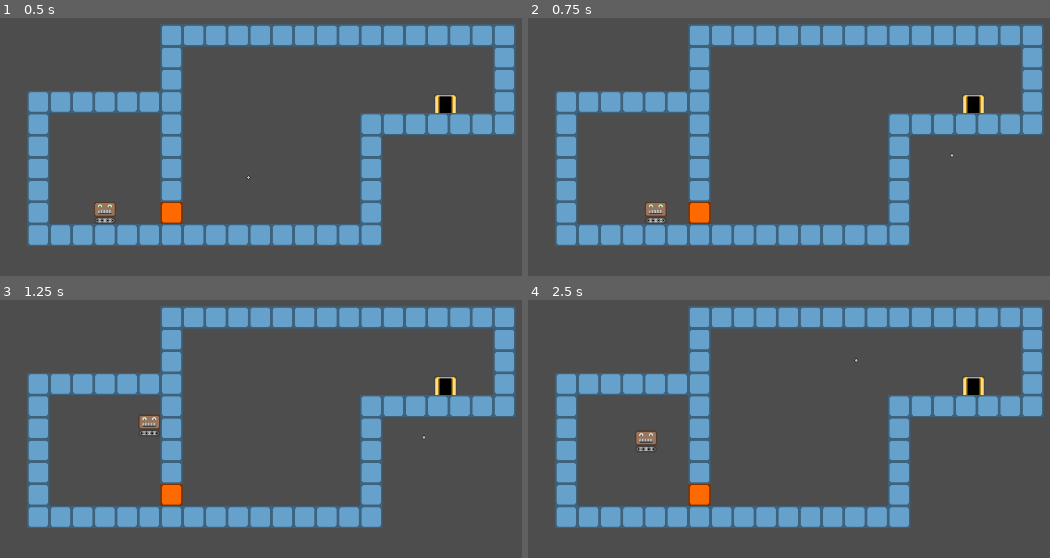
Above: before the commit, frames 1-4 (two rows, left to right).
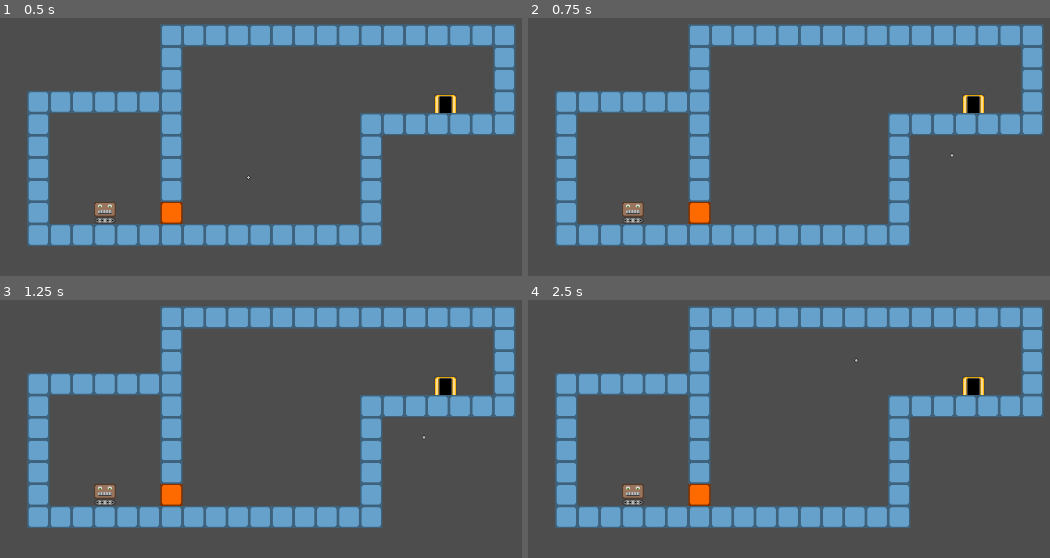
Above: after the commit, the same moments.

Repository: krotomo/glue-gun-game
Game: Godot game, scene res://scenes/levels/level_2.tscn
Same seed, same stepped clock (60 frames per second), same inputs: the game is played once before the commit and once after it. Before the commit the project starts from res://scenes/levels/main.tscn.
Inputs (mouse positions are in pixels of both pictures, inside the frame that each line leads up to):
- Up to frame 1 (0.5 s): no input
- Up to frame 2 (0.75 s): tap Enter at 0.5 s; move the mouse to (950, 154) at 0.52 s; hold D (move_right) from 0.53 s (still down); hold W (interact) from 0.53 s (still down)
- Up to frame 3 (1.25 s): keep holding D (move_right); keep holding W (interact); tap Space (jump) at 0.77, 1.07 s; click (422, 436) at 0.8 s
- Up to frame 4 (2.5 s): move the mouse to (616, 483) at 1.27 s; release D (move_right) at 1.28 s; release W (interact) at 1.28 s; hold A (move_left) 1.28-2.03 s; click (616, 483) at 1.35 s; tap Space (jump) at 1.52, 1.55, 1.82, 2.1 s; move the mouse to (856, 361) at 2.02 s; hold D (move_right) from 2.03 s (still down); hold W (interact) from 2.03 s (still down)

Frame 1 is identical in both runs. In frame 2, 0.6% of the frame differs, in the area x 18-27%, y 71-80%; in frame 3, 0.5%; in frame 4, 0.6%.

Commit message:
trying to add a level container...

Diff:
--- a/project.godot
+++ b/project.godot
@@ -11,7 +11,7 @@
 [application]
 
 config/name="Godot Glue Gun Game"
-run/main_scene="res://scenes/levels/main.tscn"
+run/main_scene="res://scenes/levels/level_2.tscn"
 config/features=PackedStringArray("4.3", "Forward Plus")
 
 [autoload]
--- a/scenes/levels/level_1.tscn
+++ b/scenes/levels/level_1.tscn
@@ -1,6 +1,6 @@
 [gd_scene load_steps=7 format=4 uid="uid://dyeaoy0wydm8h"]
 
-[ext_resource type="Script" path="res://scripts/main.gd" id="1_lylu2"]
+[ext_resource type="Script" path="res://scripts/level.gd" id="1_lylu2"]
 [ext_resource type="TileSet" uid="uid://j4g5u5c6b05k" path="res://assets/tile_set.tres" id="2_lbhla"]
 [ext_resource type="Script" path="res://scripts/tile_map_layer.gd" id="3_j6c01"]
 [ext_resource type="Script" path="res://scripts/camera_2d.gd" id="4_uu04h"]
@@ -28,4 +28,3 @@
 
 [node name="Door" parent="." instance=ExtResource("6_817av")]
 position = Vector2(176, -112)
-target_scene = null
--- a/scenes/levels/main.tscn
+++ b/scenes/levels/level_2.tscn
@@ -1,33 +1,33 @@
 [gd_scene load_steps=8 format=4 uid="uid://c3o64hmq6btko"]
 
-[ext_resource type="Script" path="res://scripts/main.gd" id="1_n8eol"]
-[ext_resource type="Texture2D" uid="uid://6j0uf8ufup8q" path="res://assets/cursor.png" id="1_u7vuo"]
-[ext_resource type="Script" path="res://scripts/camera_2d.gd" id="3_51dll"]
-[ext_resource type="TileSet" uid="uid://j4g5u5c6b05k" path="res://assets/tile_set.tres" id="4_1jhi4"]
-[ext_resource type="Script" path="res://scripts/tile_map_layer.gd" id="5_tbeok"]
-[ext_resource type="PackedScene" uid="uid://d2cbcloesqv0b" path="res://scenes/door.tscn" id="6_o5qv1"]
-[ext_resource type="PackedScene" uid="uid://dyeaoy0wydm8h" path="res://scenes/levels/level_1.tscn" id="7_s36e8"]
+[ext_resource type="Script" path="res://scripts/level.gd" id="1_404yp"]
+[ext_resource type="Script" path="res://scripts/camera_2d.gd" id="2_j3fwc"]
+[ext_resource type="Texture2D" uid="uid://6j0uf8ufup8q" path="res://assets/cursor.png" id="3_14c33"]
+[ext_resource type="TileSet" uid="uid://j4g5u5c6b05k" path="res://assets/tile_set.tres" id="4_5s7fr"]
+[ext_resource type="Script" path="res://scripts/tile_map_layer.gd" id="5_ra10m"]
+[ext_resource type="PackedScene" uid="uid://d2cbcloesqv0b" path="res://scenes/door.tscn" id="6_ouf6l"]
+[ext_resource type="PackedScene" uid="uid://dyeaoy0wydm8h" path="res://scenes/levels/level_1.tscn" id="7_y2awj"]
 
 [node name="Main" type="Node2D"]
 position = Vector2(-11, -5)
-script = ExtResource("1_n8eol")
+script = ExtResource("1_404yp")
 
 [node name="Camera2D" type="Camera2D" parent="."]
 position = Vector2(-44, -8)
-script = ExtResource("3_51dll")
+script = ExtResource("2_j3fwc")
 
 [node name="Cursor" type="Sprite2D" parent="Camera2D"]
 z_index = 100
 texture_filter = 1
 position = Vector2(58, -60)
-texture = ExtResource("1_u7vuo")
+texture = ExtResource("3_14c33")
 region_rect = Rect2(0, 0, 7, 7)
 
 [node name="TileMapLayer" type="TileMapLayer" parent="."]
 tile_map_data = PackedByteArray("AAD9/wIAAAAGAAYAAAD+/wIAAAAGAAYAAAD//wIAAAAGAAYAAAAAAAIAAAAGAAYAAAABAAIAAAAGAAYAAAACAA …(976 unchanged characters)…
-tile_set = ExtResource("4_1jhi4")
-script = ExtResource("5_tbeok")
+tile_set = ExtResource("4_5s7fr")
+script = ExtResource("5_ra10m")
 
-[node name="Door" parent="." instance=ExtResource("6_o5qv1")]
+[node name="Door" parent="." instance=ExtResource("6_ouf6l")]
 position = Vector2(240, -112)
-target_scene = ExtResource("7_s36e8")
+target_scene = ExtResource("7_y2awj")
--- /dev/null
+++ b/scenes/main.gd
@@ -0,0 +1,7 @@
+extends Node2D
+
+
+# Called when the node enters the scene tree for the first time.
+func _ready():
+	print("Main ready")
+	Game.reference_node = self
--- /dev/null
+++ b/scenes/main.tscn
@@ -0,0 +1,9 @@
+[gd_scene load_steps=3 format=3 uid="uid://d1utivtr8plax"]
+
+[ext_resource type="PackedScene" uid="uid://dyeaoy0wydm8h" path="res://scenes/levels/level_1.tscn" id="1_2xp73"]
+[ext_resource type="Script" path="res://scripts/main.gd" id="1_6kgaj"]
+
+[node name="Main" type="Node2D"]
+script = ExtResource("1_6kgaj")
+
+[node name="Level1" parent="." instance=ExtResource("1_2xp73")]
--- a/scripts/block_group.gd
+++ b/scripts/block_group.gd
@@ -15,6 +15,8 @@
 
 
 func process(delta: float):
+	if !Game.get_current_level():
+		return
 	if get_type() == Type.WALL:
 		velocity = Vector2.ZERO
 		return
@@ -27,7 +29,7 @@
 		else:
 			velocity.x = move_toward(velocity.x, 0, ACCELERATION * delta)
 
-		if Input.is_action_just_pressed("jump") and Game.reference_node.collision_check(self, Vector2(0, 1)):
+		if Input.is_action_just_pressed("jump") and Game.get_current_level().collision_check(self, Vector2(0, 1)):
 			velocity.y = -JUMP_SPEED
 	elif get_type() == Type.SOLID:
 		velocity.x = move_toward(velocity.x, 0, ACCELERATION * delta)
@@ -39,7 +41,7 @@
 	var move = floor(abs(amount))
 	remainder.x = amount - (move * sign(amount))
 	while move > 0:
-		if Game.reference_node.collision_check(self, Vector2(sign(amount), 0)):
+		if Game.get_current_level().collision_check(self, Vector2(sign(amount), 0)):
 			velocity.x = 0
 			break
 		move -= 1
@@ -52,7 +54,7 @@
 	var move = floor(abs(amount))
 	remainder.y = amount - (move * sign(amount))
 	while move > 0:
-		if Game.reference_node.collision_check(self, Vector2(0, sign(amount))):
+		if Game.get_current_level().collision_check(self, Vector2(0, sign(amount))):
 			velocity.y = 0
 			break
 		move -= 1
--- a/scripts/connector.gd
+++ b/scripts/connector.gd
@@ -21,7 +21,7 @@
 				area.state == States.READY or
 				area.state == States.IDLE
 			):
-				Game.reference_node.add_connection(self, area)
+				Game.get_current_level().add_connection(self, area)
 
 
 	if state == States.CONNECTED:
--- a/scripts/game.gd
+++ b/scripts/game.gd
@@ -32,7 +32,11 @@
 		elif nearest_connector.state == Connector.States.READY:
 			nearest_connector.state = Connector.States.IDLE
 		else:
-			reference_node.delete_connection(nearest_connector)
+			reference_node.get_current_level().delete_connection(nearest_connector)
+
+
+func get_current_level():
+	return reference_node.get_child(0) if reference_node and reference_node.get_child_count() > 0 else null
 
 
 func block_id():
@@ -42,4 +46,7 @@
 
 
 func switch_scene(scene : PackedScene):
-	get_tree().change_scene_to_file(scene.resource_path)
+	if reference_node.get_child_count() > 0:
+		var current_level = reference_node.get_child(0)
+		current_level.queue_free()
+	reference_node.add_child(scene.instantiate())
--- /dev/null
+++ b/scripts/level.gd
@@ -0,0 +1,134 @@
+extends Node2D
+
+@onready var block_groups : Array[BlockGroup] = []
+
+
+# Called when the node enters the scene tree for the first time.
+func _ready():
+	print("Level ready")
+	var block_list = get_tree().get_nodes_in_group("block")
+	for block in block_list:
+		var group = BlockGroup.new()
+		group.blocks.append(block)
+		block_groups.append(group)
+
+
+func _physics_process(delta):
+	for group in block_groups:
+		group.process(delta)
+
+
+func add_blocks(blocks: Array[Block]):
+	print("Adding blocks: ", blocks)
+	var group = BlockGroup.new()
+	group.blocks.append_array(blocks)
+	block_groups.append(group)
+
+
+func collision_check(block_group_a: BlockGroup, offset: Vector2):
+	for block_a in block_group_a.blocks:
+		for group in block_groups:
+			if group == block_group_a:
+				continue
+			for block_b in group.blocks:
+				var new_position = block_a.global_position + offset
+				if (
+					new_position.x + Block.SIZE / 2 > block_b.global_position.x - Block.SIZE / 2 and
+					new_position.x - Block.SIZE / 2 < block_b.global_position.x + Block.SIZE / 2 and
+					new_position.y + Block.SIZE / 2 > block_b.global_position.y - Block.SIZE / 2 and
+					new_position.y - Block.SIZE / 2 < block_b.global_position.y + Block.SIZE / 2
+				):
+					return true
+	return false
+
+
+func get_block_group(block: Block) -> BlockGroup:
+	for group in block_groups:
+		if block in group.blocks:
+			return group
+	return null
+
+
+func add_connection(connector_a: Connector, connector_b: Connector):
+	if connector_b not in connector_a.get_overlapping_areas():
+		return
+	var block_a = connector_a.get_parent()
+	var block_b = connector_b.get_parent()
+	print("Adding connection between ", block_a, " and ", block_b)
+	var block_group_a = get_block_group(block_a)
+	var block_group_b = get_block_group(block_b)
+	if block_group_a != block_group_b:
+		print("Merged block groups:")
+		print("- Group A blocks: ", block_group_a.blocks)
+		print("- Group B blocks: ", block_group_b.blocks)
+		var moving_group
+		if (
+			block_group_a.get_type() == BlockGroup.Type.WALL or (
+				block_group_a.get_type() == BlockGroup.Type.PLAYER and block_group_b.get_type() == BlockGroup.Type.SOLID
+			)
+		):
+			moving_group = block_group_b
+		else:
+			moving_group = block_group_a
+
+		var offset
+		if moving_group == block_group_a:
+			offset = connector_b.global_position - connector_a.global_position
+		else:
+			offset = connector_a.global_position - connector_b.global_position
+
+		for block in moving_group.blocks:
+			block.global_position += offset
+
+		block_group_a.merge(block_group_b)
+		block_groups.erase(block_group_b)
+		print("- Resulting merged group: ", block_group_a.blocks)
+	connector_a.other = connector_b
+	connector_b.other = connector_a
+	connector_a.state = Connector.States.CONNECTED
+	connector_b.state = Connector.States.CONNECTED
+
+
+func delete_connection(connector: Connector):
+	var block_a = connector.get_parent()
+	var block_b = connector.other.get_parent()
+	print("Deleting connection between ", block_a, " and ", block_b)
+	var block_group = get_block_group(block_a)
+	connector.other.other = null
+	connector.other.state = Connector.States.IDLE
+	connector.other = null
+	connector.state = Connector.States.IDLE
+
+	# Use BFS to find all connected blocks starting from block_a
+	var queue = [block_a]
+	var visited = {block_a: true}
+	var connected_blocks = [block_a]
+
+	while queue.size() > 0:
+		var current = queue.pop_front()
+		print("Visiting ", current)
+		for dir in [current.left, current.right, current.up, current.down]:
+			if dir.other == null:
+				continue
+			var next_block = dir.other.get_parent()
+			if next_block in visited:
+				continue
+			visited[next_block] = true
+			queue.append(next_block)
+			connected_blocks.append(next_block)
+
+	# If block_b is not in connected blocks, create new group
+	if block_b not in visited:
+		print("Split into separate block groups:")
+		print("- Original group: ", block_group.blocks)
+		var new_group = BlockGroup.new()
+		var blocks_to_move = []
+		for block in block_group.blocks:
+			if block not in visited:
+				blocks_to_move.append(block)
+		for block in blocks_to_move:
+			new_group.blocks.append(block)
+			block_group.blocks.erase(block)
+		block_groups.append(new_group)
+		print("- Group 1 after split: ", block_group.blocks)
+		print("- Group 2 after split: ", new_group.blocks)
--- a/scripts/main.gd
+++ b/scripts/main.gd
@@ -1,135 +1,11 @@
 extends Node2D
-
-@onready var block_groups : Array[BlockGroup] = []
 
 
 # Called when the node enters the scene tree for the first time.
 func _ready():
-	print("Main ready")
-	Game.reference_node = self
-	var block_list = get_tree().get_nodes_in_group("block")
-	for block in block_list:
-		var group = BlockGroup.new()
-		group.blocks.append(block)
-		block_groups.append(group)
+	pass # Replace with function body.
 
 
-func _physics_process(delta):
-	for group in block_groups:
-		group.process(delta)
-
-
-func add_blocks(blocks: Array[Block]):
-	print("Adding blocks: ", blocks)
-	var group = BlockGroup.new()
-	group.blocks.append_array(blocks)
-	block_groups.append(group)
-
-
-func collision_check(block_group_a: BlockGroup, offset: Vector2):
-	for block_a in block_group_a.blocks:
-		for group in block_groups:
-			if group == block_group_a:
-				continue
-			for block_b in group.blocks:
-				var new_position = block_a.global_position + offset
-				if (
-					new_position.x + Block.SIZE / 2 > block_b.global_position.x - Block.SIZE / 2 and
-					new_position.x - Block.SIZE / 2 < block_b.global_position.x + Block.SIZE / 2 and
-					new_position.y + Block.SIZE / 2 > block_b.global_position.y - Block.SIZE / 2 and
-					new_position.y - Block.SIZE / 2 < block_b.global_position.y + Block.SIZE / 2
-				):
-					return true
-	return false
-
-
-func get_block_group(block: Block) -> BlockGroup:
-	for group in block_groups:
-		if block in group.blocks:
-			return group
-	return null
-
-
-func add_connection(connector_a: Connector, connector_b: Connector):
-	if connector_b not in connector_a.get_overlapping_areas():
-		return
-	var block_a = connector_a.get_parent()
-	var block_b = connector_b.get_parent()
-	print("Adding connection between ", block_a, " and ", block_b)
-	var block_group_a = get_block_group(block_a)
-	var block_group_b = get_block_group(block_b)
-	if block_group_a != block_group_b:
-		print("Merged block groups:")
-		print("- Group A blocks: ", block_group_a.blocks)
-		print("- Group B blocks: ", block_group_b.blocks)
-		var moving_group
-		if (
-			block_group_a.get_type() == BlockGroup.Type.WALL or (
-				block_group_a.get_type() == BlockGroup.Type.PLAYER and block_group_b.get_type() == BlockGroup.Type.SOLID
-			)
-		):
-			moving_group = block_group_b
-		else:
-			moving_group = block_group_a
-
-		var offset
-		if moving_group == block_group_a:
-			offset = connector_b.global_position - connector_a.global_position
-		else:
-			offset = connector_a.global_position - connector_b.global_position
-
-		for block in moving_group.blocks:
-			block.global_position += offset
-
-		block_group_a.merge(block_group_b)
-		block_groups.erase(block_group_b)
-		print("- Resulting merged group: ", block_group_a.blocks)
-	connector_a.other = connector_b
-	connector_b.other = connector_a
-	connector_a.state = Connector.States.CONNECTED
-	connector_b.state = Connector.States.CONNECTED
-
-
-func delete_connection(connector: Connector):
-	var block_a = connector.get_parent()
-	var block_b = connector.other.get_parent()
-	print("Deleting connection between ", block_a, " and ", block_b)
-	var block_group = get_block_group(block_a)
-	connector.other.other = null
-	connector.other.state = Connector.States.IDLE
-	connector.other = null
-	connector.state = Connector.States.IDLE
-
-	# Use BFS to find all connected blocks starting from block_a
-	var queue = [block_a]
-	var visited = {block_a: true}
-	var connected_blocks = [block_a]
-
-	while queue.size() > 0:
-		var current = queue.pop_front()
-		print("Visiting ", current)
-		for dir in [current.left, current.right, current.up, current.down]:
-			if dir.other == null:
-				continue
-			var next_block = dir.other.get_parent()
-			if next_block in visited:
-				continue
-			visited[next_block] = true
-			queue.append(next_block)
-			connected_blocks.append(next_block)
-
-	# If block_b is not in connected blocks, create new group
-	if block_b not in visited:
-		print("Split into separate block groups:")
-		print("- Original group: ", block_group.blocks)
-		var new_group = BlockGroup.new()
-		var blocks_to_move = []
-		for block in block_group.blocks:
-			if block not in visited:
-				blocks_to_move.append(block)
-		for block in blocks_to_move:
-			new_group.blocks.append(block)
-			block_group.blocks.erase(block)
-		block_groups.append(new_group)
-		print("- Group 1 after split: ", block_group.blocks)
-		print("- Group 2 after split: ", new_group.blocks)
+# Called every frame. 'delta' is the elapsed time since the previous frame.
+func _process(delta):
+	pass
